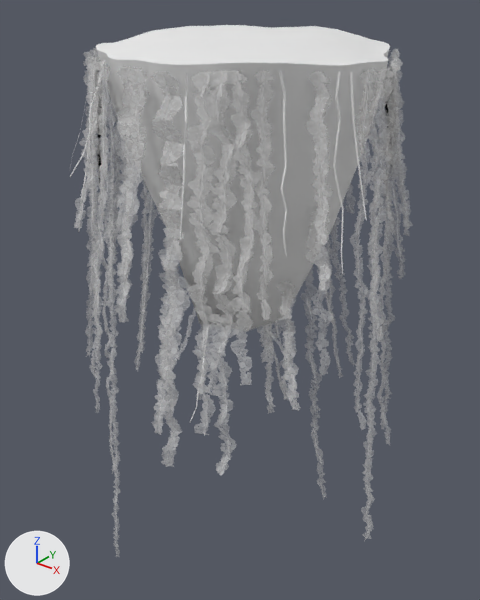
One commit to the FBX model SkyLinks/Art/Exports/Islands/SM_H02_Floater01.fbx: the scene before it, then after it.
Both versions are drawn from a 50 mm lens placed at (22.1, -27.7, 2.6), pointed at (-0.3, 0.3, -14.7). Arrows for +X, +Y and +Z are at lower left; the lights stay in place. The older version comes first.

The first picture shows 'SM_H02_Floater01', 'SM_H02_Floater01_Ivy'.
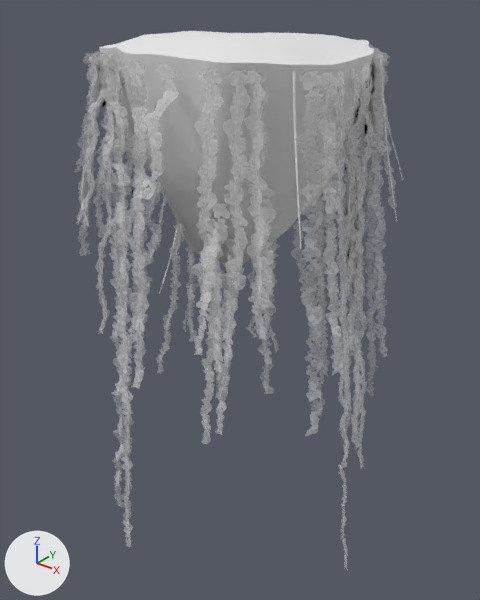
Where the change shows, as pixel boxes [x1, y1, x2, y2] in the pictures (480 x 600 px; the box of a moved part takes in the faces that stretch with it):
'SM_H02_Floater01', reshaped (6% narrower, 22% shorter): before [96, 25, 390, 331]; after [99, 31, 374, 269]
'SM_H02_Floater01_Ivy', reshaped: before [70, 57, 367, 422]; after [159, 55, 397, 294]
part 2 of me_sm_h02_floater01_ivy, moved or reshaped (not visible afterwards): before [279, 71, 287, 256]
part 3 of me_sm_h02_floater01_ivy, moved or reshaped (not visible afterwards): before [333, 72, 344, 273]
part 4 of me_sm_h02_floater01_ivy, rebuilt (not visible afterwards): before [79, 57, 94, 231]
part 5 of me_sm_h02_floater01_ivy, deleted: before [70, 59, 367, 422]
part 6 of me_sm_h02_floater01_ivy, built on: after [159, 55, 397, 294]

The edits, one by one:
me_sm_h02_floater01 is used by ob_sm_h02_floater01; location (0.0, 0.0, 0.0).
me_sm_h02_floater01 had 1648 vertices, 2510 faces and spanned x -8.0..7.7, y -7.3..7.4, z -14.8..0.4.
me_sm_h02_floater01 now has 1602 vertices, 2402 faces and spans x -7.2..7.0, y -7.1..7.8, z -12.7..0.3.
me_sm_h02_floater01 part 1: 3 vertices moved within x -5.0..-4.7, y -4.9, z -0.5..-0.4; 1636 vertices removed from x -8.0..7.7, y -7.3..7.4, z -14.8..0.4; 1590 vertices added at x -7.2..7.0, y -7.1..7.8, z -12.7..0.3.
me_sm_h02_floater01_ivy is used by ob_sm_h02_floater01_ivy; location (0.0, 0.0, 0.0).
me_sm_h02_floater01_ivy had 3722 vertices, 1856 faces and spanned x -10.4..10.0, y -9.7..10.1, z -30.6..-0.5.
me_sm_h02_floater01_ivy now has 3792 vertices, 1865 faces and spans x -9.5..9.4, y -9.5..10.1, z -29.6..-0.5.
me_sm_h02_floater01_ivy part 2: the loose piece of 36 vertices spanning x 6.0..7.3, y -6.0..-4.8, z -8.0..-0.7 is multiplied about its middle by the matrix ((0.353, 0.324, 0.074), (1.02, 0.49, -0.117), (-0.08, 0.019, 0.984)), then moved by (-8.5, 14.2, -0.5).
me_sm_h02_floater01_ivy part 3: the loose piece of 40 vertices spanning x 7.4..8.8, y -3.8..-2.8, z -9.1..-0.9 is multiplied about its middle by the matrix ((-0.125, 0.396, 0.078), (0.834, 0.706, -0.058), (-0.07, 0.042, 0.984)), then moved by (-12.3, 10.7, -0.3).
me_sm_h02_floater01_ivy part 4: the loose piece of 40 vertices spanning x -4.7..-3.8, y -7.6..-6.2, z -9.2..-0.7 is rebuilt with 20 vertices and now spans x -4.5..-3.4, y -7.9..-5.0, z -8.8..-0.6, in mat_vines.
me_sm_h02_floater01_ivy part 5: 74 loose pieces with 1616 vertices, spanning x -9.9..9.8, y -9.6..10.1, z -24.9..-0.6, are deleted.
me_sm_h02_floater01_ivy part 6: 2 vertices moved within x -4.5..5.1, y -6.0..-5.1, z -1.6; 1241 vertices removed from x -9.9..9.7, y -9.7..8.9, z -29.5..-0.5; 2955 vertices added at x -9.5..9.4, y -9.5..10.1, z -29.6..-0.5.
Other edits to the shape of me_sm_h02_floater01_ivy do not show in these pictures.
